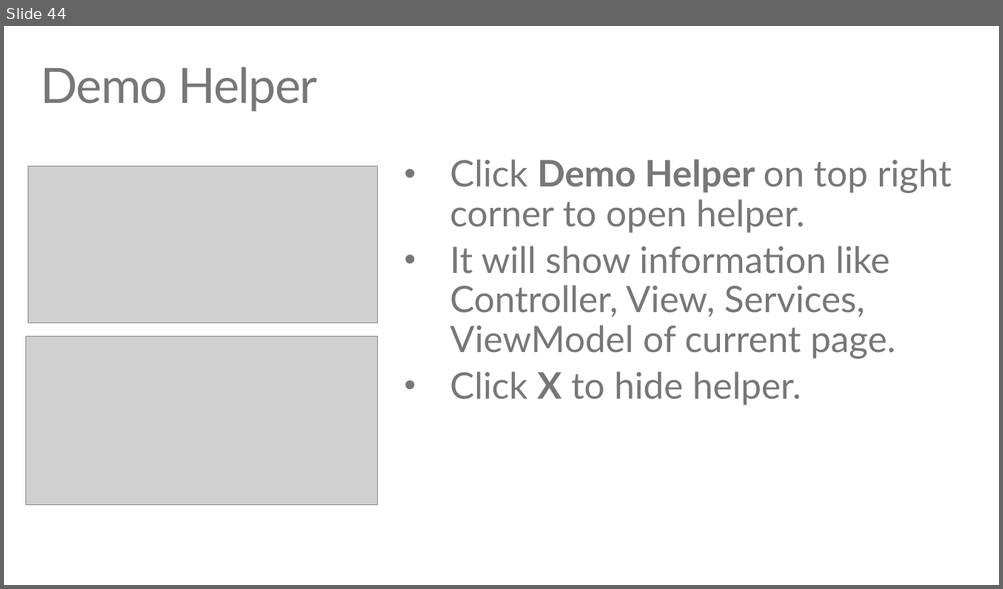
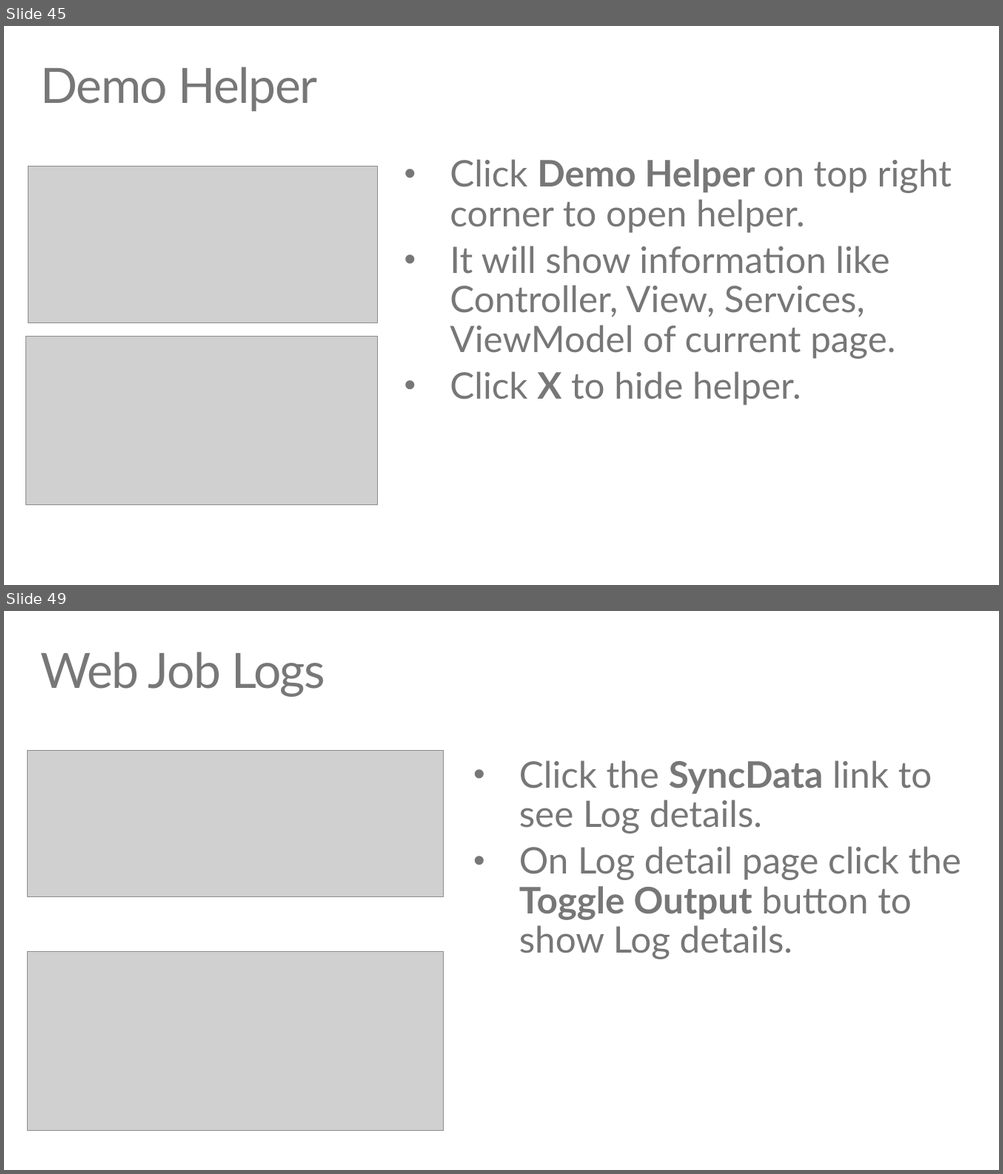
Before and after one commit to TylerLu/EDUGraphAPI-Angular, a slide deck: EDU GRAPH-API Demo Script.pptx. Shown one above the other, each under a label of ours: slide 44 before the commit, slides 45 and 49 after it; the slides between them are not shown. The pictures are 1003x589 and 1003x1174 pixels, drawn with LibreOffice and Linux fonts; fonts in the diff are those of the drawing; grey boxes stand for pictures. Boxes give left, top, right and bottom in pixels: in the first picture for what was removed or moved away, otherwise in the second. Text is boxed around its words. In the diff, an @@ line names an element or a change of style, - is before the commit and + after.

```diff
--- a/EDU GRAPH-API Demo Script.pptx
+++ b/EDU GRAPH-API Demo Script.pptx
@@ slide 49 added at [4,611,999,1170], background #FFFFFF @@
@@ title added at [40,652,325,697], 48 pt, text #777778 @@
+Web Job Logs
@@ picture added at [28,751,444,897] @@
@@ text added at [519,760,961,960], 36 pt, text #777778 @@
+• Click the SyncData link to see Log details.
+• On Log detail page click the Toggle Output button to show Log details.
@@ picture added at [28,952,444,1130] @@
@@ what was slide 44 is now slide 45 @@
```
Also in this commit, not shown: 2 slides changed, 8 other slides added.
